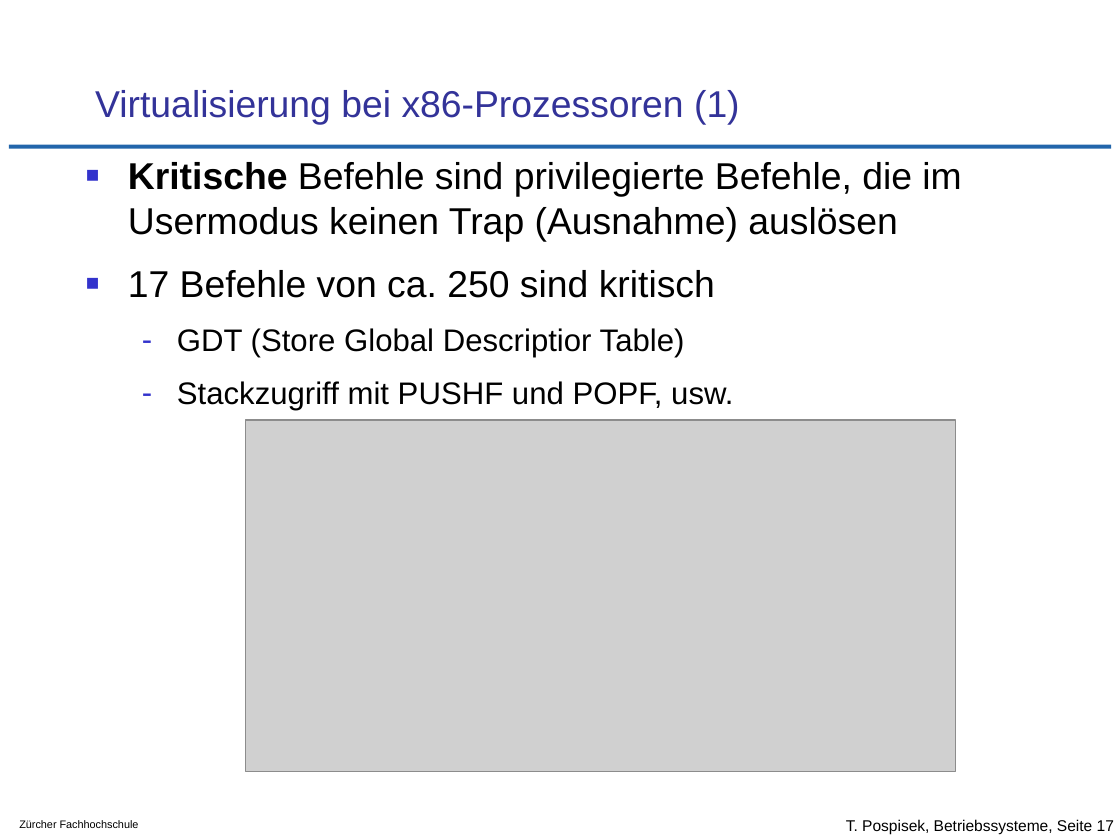
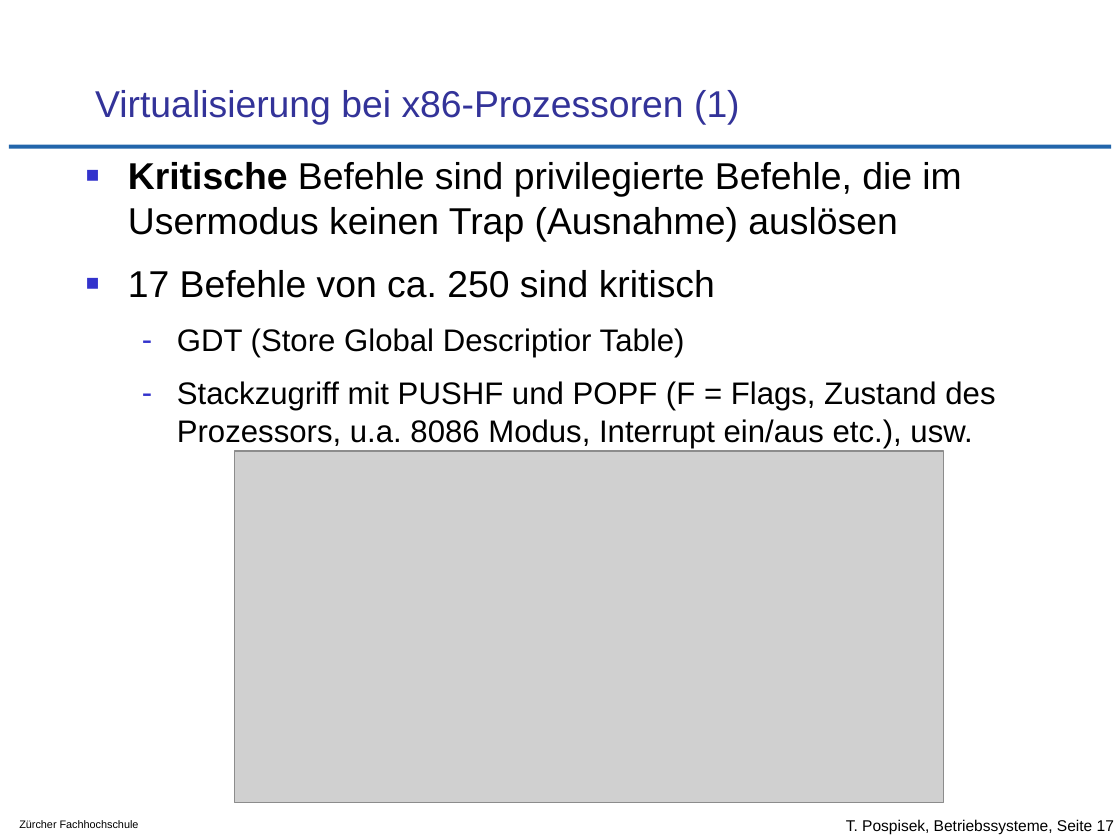
Before and after one commit to tpo/betriebssysteme, a slide deck: slide 17 of 13_Betriebssystemvirtualisierung.odp. Drawn at 1120x840 pixels with LibreOffice and Linux fonts; fonts in the diff are those of the drawing; grey boxes stand for pictures; background and template pictures are left out. Boxes give left, top, right and bottom in pixels: in the first picture for what was removed or moved away, otherwise in the second. Text is boxed around its words. In the diff, an @@ line names an element or a change of style, - is before the commit and + after.

```diff
--- a/13_Betriebssystemvirtualisierung.odp
+++ b/13_Betriebssystemvirtualisierung.odp
@@ text at (x1=177, y1=381, x2=995, y2=448): text changed @@
-  – Stackzugriff mit PUSHF und POPF, usw.
+  – Stackzugriff mit PUSHF und POPF (F = Flags, Zustand des Prozessors, u.a. 8086 Modus, Interrupt ein/aus etc.), usw.
@@ picture moved from (x1=245, y1=420, x2=954, y2=772) to (x1=234, y1=451, x2=943, y2=803) @@
```
Also in this commit, not shown: 1 other file.
